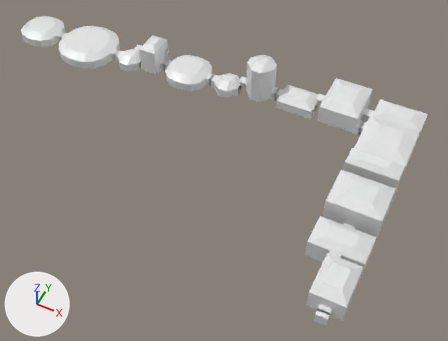
One commit to the FBX model Assets/Models/abandoned_tomb_of_dinna.fbx: the scene before it, then after it.
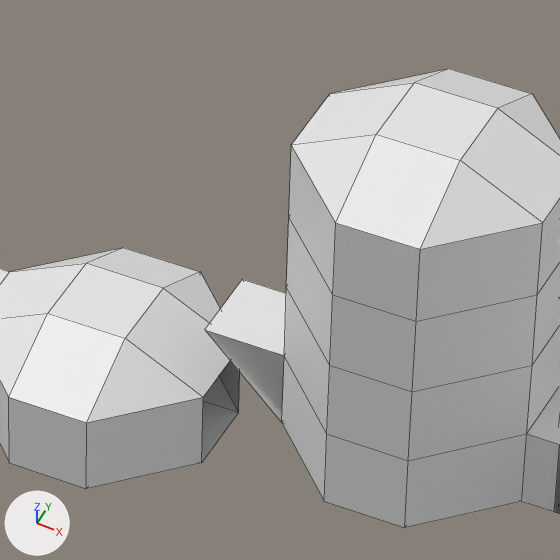
The first picture shows the older version from a 50 mm lens placed at (4.3, -24.0, 43.4), pointed at (-14.7, 14.0, -4.0). The close-ups show both versions on the part from 48% to 61% of the width and 14% to 31% of the height of that picture; other places that the commit changed are outside them. The lights are fixed; the arrows at lower left show +X, +Y and +Z. The close-ups show mesh edges as thin lines. Vertices at the same position are counted once.

The first close-up shows 'Room_-14_24', 'Room_-17_23', 'Room_-18_24', 'Room_-21_23'.
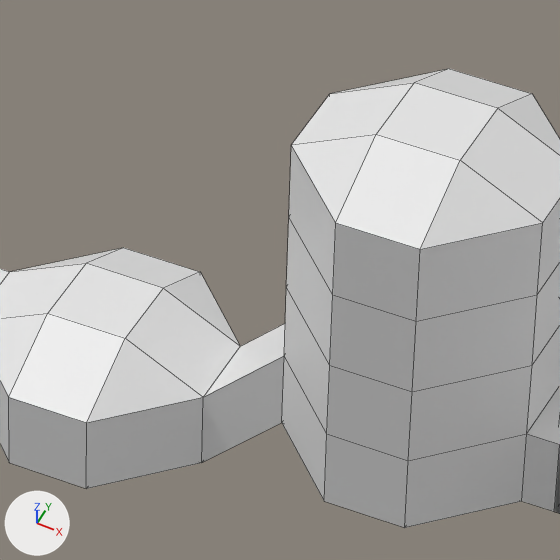
Where the newer file only moved an object's origin or applied its transform, the numbers keep the older frame.

Changed parts and their boxes (x1, y1, x2, y2) in the close-ups (560 x 560 px):
'Room_-18_24', reshaped
    before: (205, 279, 286, 422)
    after: (202, 324, 285, 462)

What changed in the scene script:
```text
Change me_ramp_013:
    where me_ramp_013.from_pydata(...)  # 6 vertices, 2 faces; spans x -18.0..-17.0, y 24.0..25.0, z -2.0..-1.0
    used by ob_room__18_24; location = (0.0, 0.0, 0.0)
    verts and faces of me_ramp_013; kept vertices keep their numbers, new ones are numbered from 6
    before: 0 (-18.0, 24.0, -1.0) at pixel (204, 329), 1 (-17.0, 24.0, -2.0) at pixel (281, 422), 2 (-17.0, 25.0, -2.0), 3 (-18.0, 25.0, -1.0) at pixel (242, 279), 4 (-17.0, 24.0, -1.0) at pixel (284, 355)
    before: 5 (-17.0, 25.0, -1.0)
    me_ramp_013 part 1
    add delete_vertices([0, 3])  # with the faces that use them
    add for new, old in zip([*range(6, 10)], [1, 2, 4, 5]): verts[new] = verts[old] + (-1.0, 0.0, -1.0)
    add verts[10] = (-18.0, 24.0, -3.0)  # pixel (201, 462)
    add verts[11] = (-17.0, 24.0, -2.0)  # pixel (281, 422)
    add verts[12] = (-18.0, 25.0, -2.0)  # pixel (240, 346)
    add verts[13] = (-17.0, 25.0, -1.0)
    add faces += [(1, 2, 7, 6)]  # mat_floormaterial_003 (white #e7e7e7)
    add faces += [(4, 11, 10, 8), (2, 5, 9, 7)]  # mat_wallmaterial_003 (white #e7e7e7)
    add faces += [(4, 8, 12, 13)]  # mat_ceilingmaterial_003 (white #e7e7e7)
    add me_ramp_013.materials.append(mat_wallmaterial_003)  # white #e7e7e7
```
